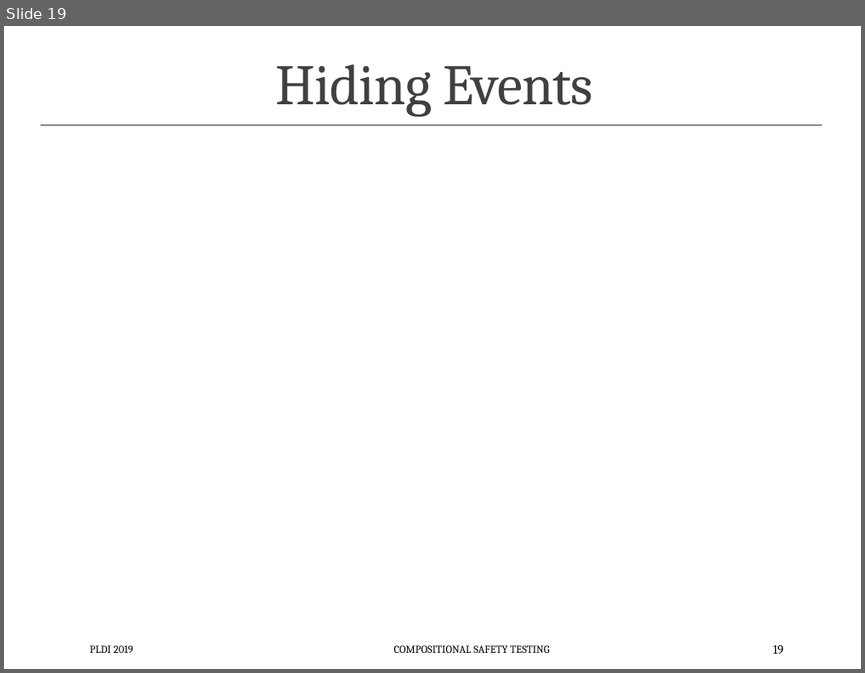
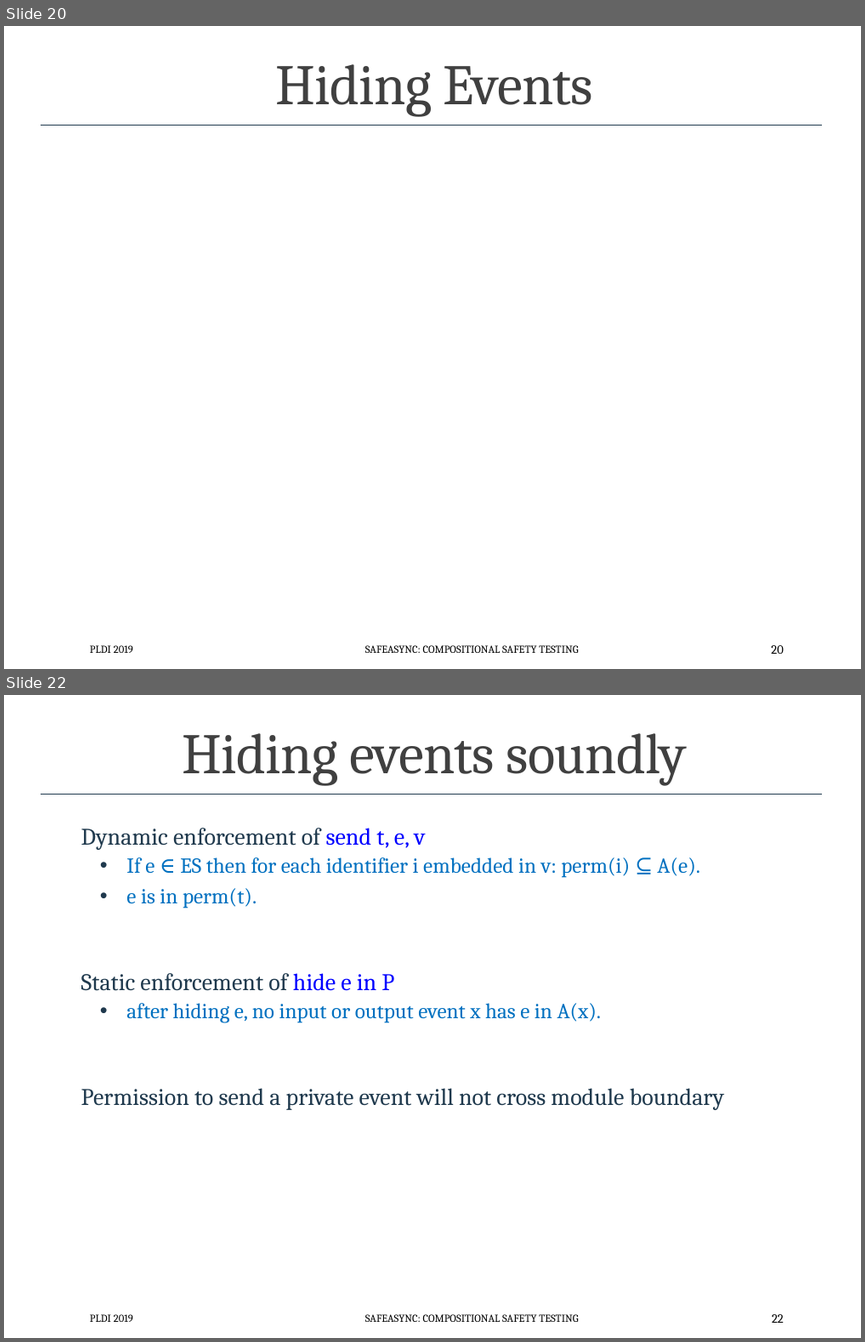
Before and after one commit to p-org/plditutorial, a slide deck: Presentations/CompositionalSafetyTesting.pptx. Shown one above the other, each under a label of ours: slide 19 before the commit, slides 20 and 22 after it; the slides between them are not shown. The pictures are 865x673 and 865x1342 pixels, drawn with LibreOffice and Linux fonts; fonts in the diff are those of the drawing; grey boxes stand for pictures. Boxes give left, top, right and bottom in pixels: in the first picture for what was removed or moved away, otherwise in the second. Text is boxed around its words. In the diff, an @@ line names an element or a change of style, - is before the commit and + after.

Commit message:
fixed the CompositionalSafetyTesting

```diff
--- a/Presentations/CompositionalSafetyTesting.pptx
+++ b/Presentations/CompositionalSafetyTesting.pptx
@@ slide 22 added at [4, 695, 861, 1338], background #FFFFFF; not listed: 2 template elements that a slide beside it also shows @@
@@ title added at [182, 733, 687, 786], 48 pt, text #404040 @@
+Hiding events soundly
@@ text added at [81, 828, 724, 1110], 20 pt, text #0070C0 @@
+Dynamic enforcement of send t, e, v
+  • If e ∈ ES then for each identifier i embedded in v: perm(i) ⊆ A(e).
+  • e is in perm(t).
+Static enforcement of hide e in P
+  • after hiding e, no input or output event x has e in A(x).
+Permission to send a private event will not cross module boundary
@@ text added at [90, 1314, 133, 1321], 9 pt, text #000000 @@
+PLDI 2019
@@ text added at [365, 1314, 578, 1321], 9 pt, text #000000 @@
+SAFEASYNC: COMPOSITIONAL SAFETY TESTING
@@ page number added at [772, 1314, 783, 1322], 10.5 pt, text #000000 @@
+22
@@ what was slide 19 is now slide 20 @@
@@ slide 20 changed as well @@
@@ text at [365, 645, 578, 652]: text changed @@
-COMPOSITIONAL SAFETY TESTING
+SAFEASYNC: COMPOSITIONAL SAFETY TESTING
@@ page number at [771, 645, 783, 653]: text changed @@
-19
+20
```
Also in this commit, not shown: 19 other slides changed, 4 other slides added.
